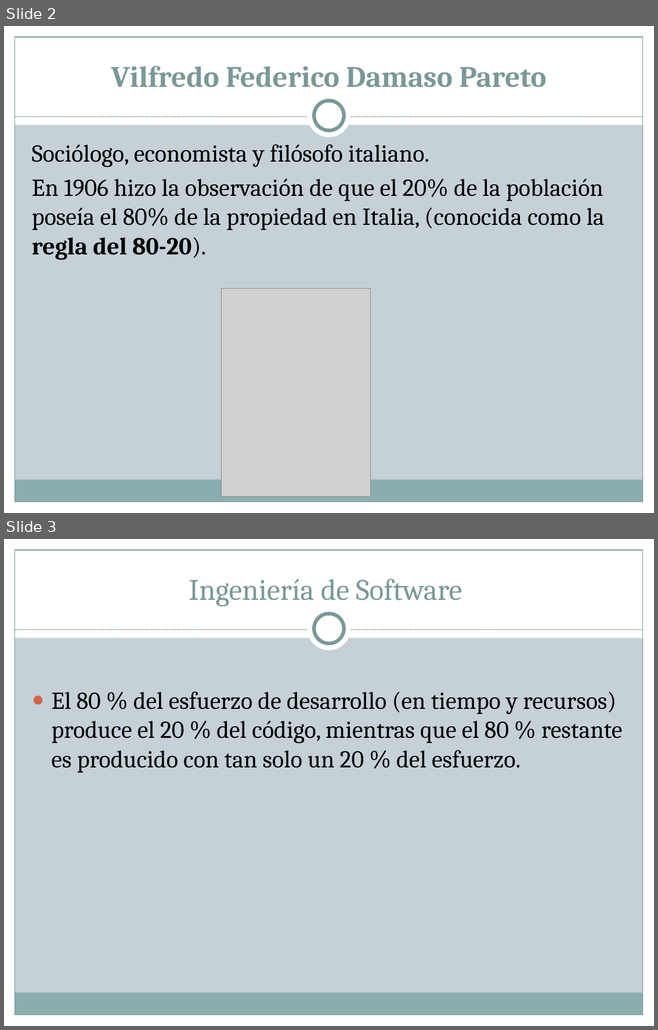
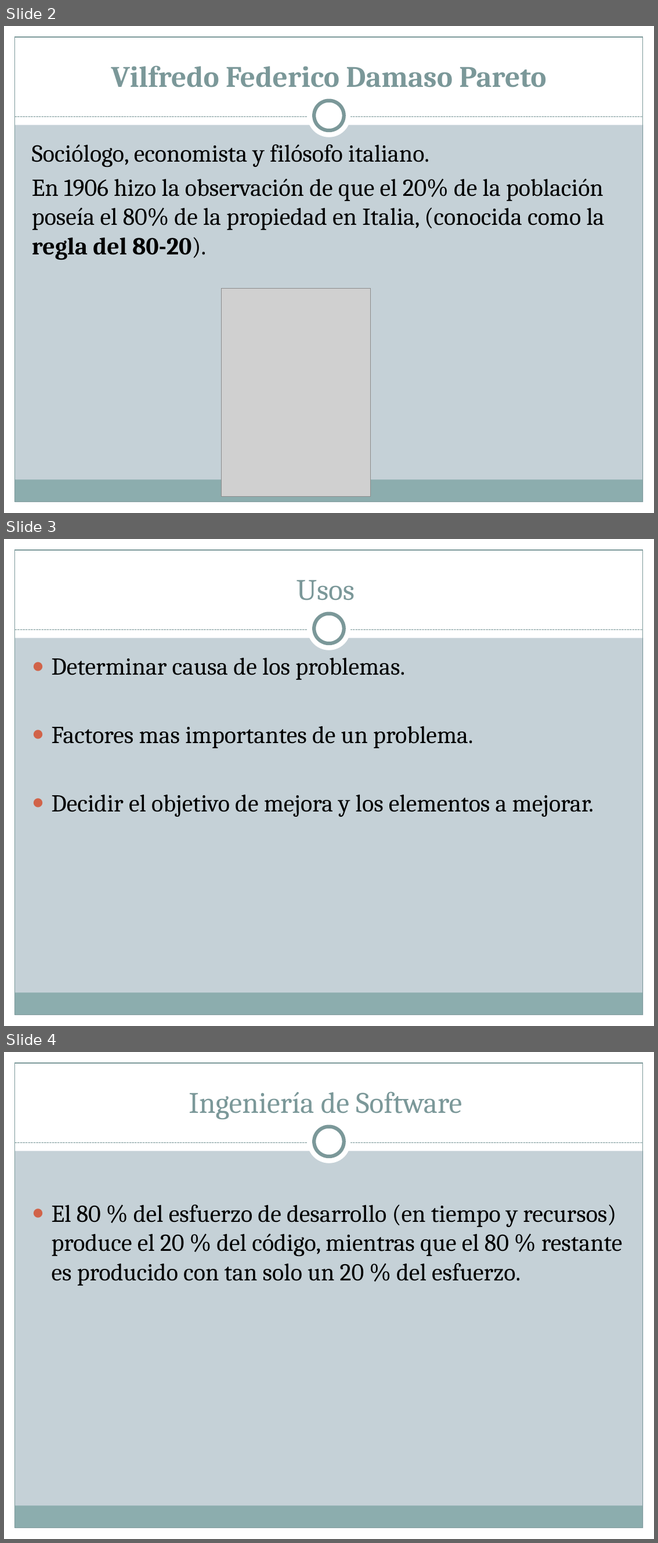
Before and after one commit to JulianAguilar/Equipo6AdminProy, a slide deck: tarea/Diagrama de Pareto.pptx. Shown one above the other, each under a label of ours: slides 2 and 3 before the commit, slides 2, 3 and 4 after it. The pictures are 658x1030 and 658x1543 pixels, drawn with LibreOffice and Linux fonts; fonts in the diff are those of the drawing; grey boxes stand for pictures. Boxes give left, top, right and bottom in pixels: in the first picture for what was removed or moved away, otherwise in the second. Text is boxed around its words. In the diff, an @@ line names an element or a change of style, - is before the commit and + after.

```diff
--- a/tarea/Diagrama de Pareto.pptx
+++ b/tarea/Diagrama de Pareto.pptx
@@ slide 3 added at <box>4,539,654,1026</box>, background #C5D1D7; not listed: 9 template elements that a slide beside it also shows @@
@@ title added at <box>296,580,354,600</box>, 33 pt, text #7C999A @@
+Usos
@@ text added at <box>52,658,593,817</box>, 27 pt, text #000000 @@
+● Determinar causa de los problemas.
+● Factores mas importantes de un problema.
+● Decidir el objetivo de mejora y los elementos a mejorar.
@@ what was slide 3 is now slide 4 @@
```
Also in this commit, not shown: 2 other files.
